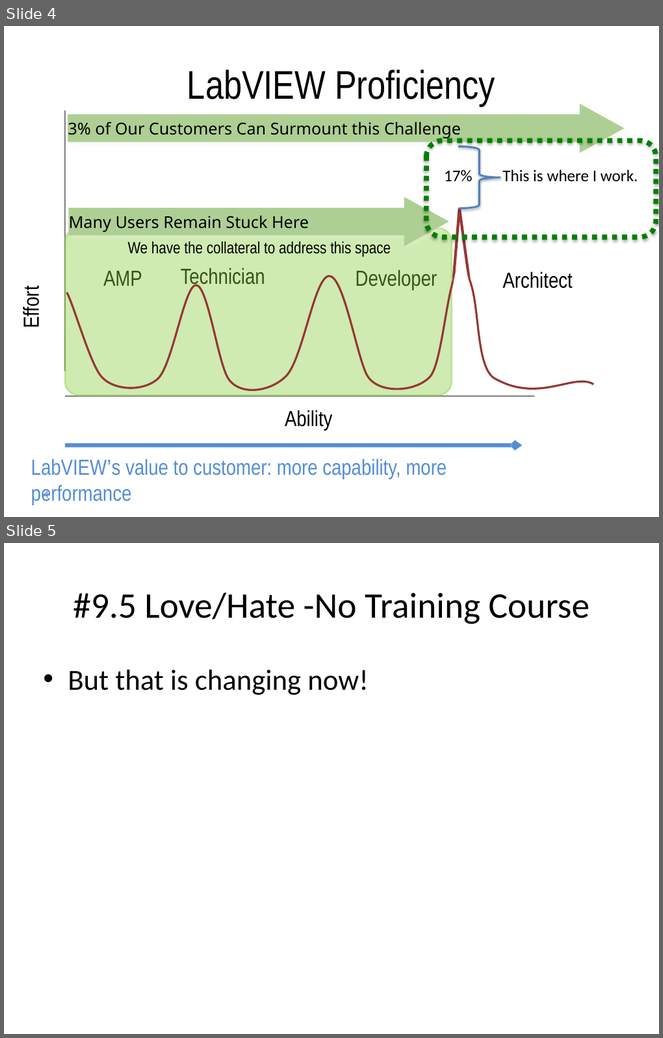
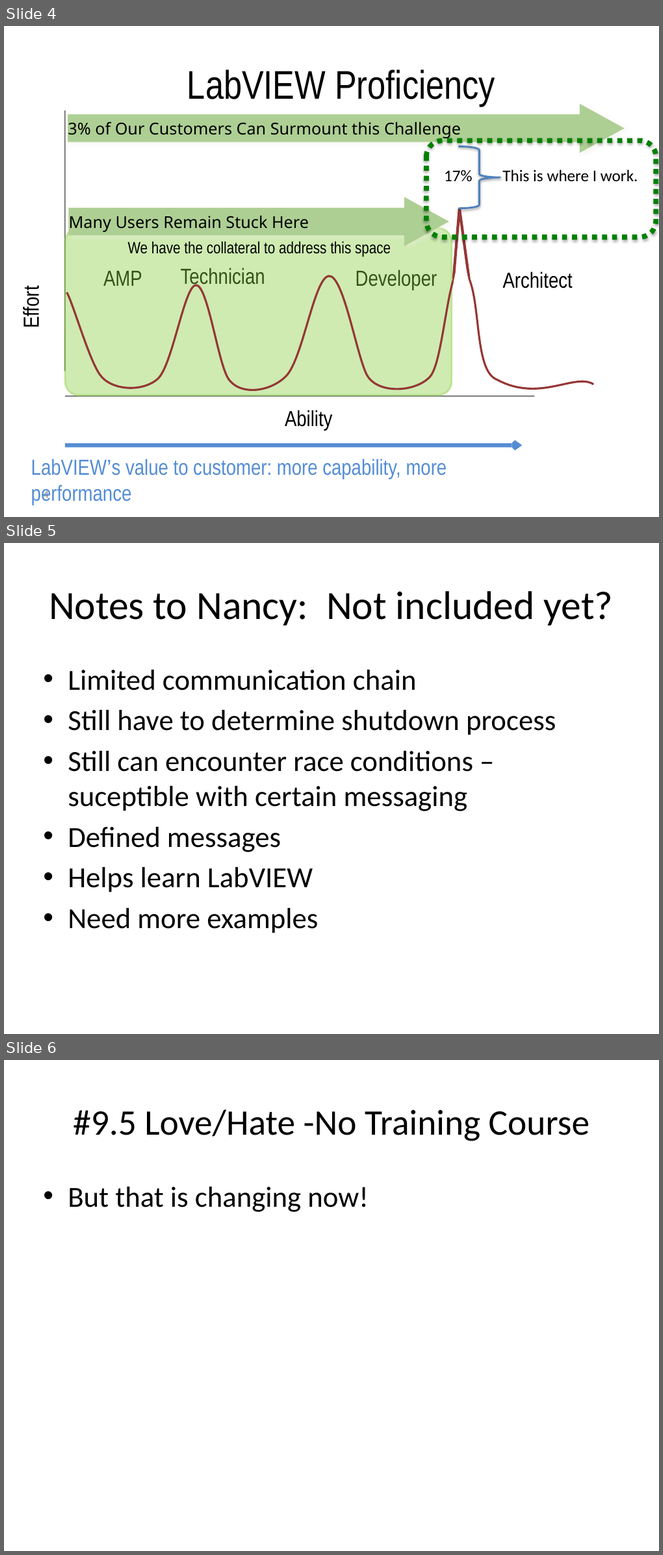
Before and after one commit to njhollenback/Presentations, a slide deck: 9-5 Things That I Love Hate About Actor Framework.pptx. Shown one above the other, each under a label of ours: slides 4 and 5 before the commit, slides 4, 5 and 6 after it. The pictures are 663x1038 and 663x1555 pixels, drawn with LibreOffice and Linux fonts; fonts in the diff are those of the drawing. Boxes give left, top, right and bottom in pixels: in the first picture for what was removed or moved away, otherwise in the second. Text is boxed around its words. In the diff, an @@ line names an element or a change of style, - is before the commit and + after.

```diff
--- a/9-5 Things That I Love Hate About Actor Framework.pptx
+++ b/9-5 Things That I Love Hate About Actor Framework.pptx
@@ slide 5 added at bbox=[4, 543, 659, 1034], background #FFFFFF @@
@@ title added at bbox=[49, 591, 614, 626], 44 pt, text #000000 @@
+Notes to Nancy: Not included yet?
@@ text added at bbox=[68, 670, 556, 934], 32 pt, text #000000 @@
+• Limited communication chain
+• Still have to determine shutdown process
+• Still can encounter race conditions – suceptible with certain messaging
+• Defined messages
+• Helps learn LabVIEW
+• Need more examples
@@ what was slide 5 is now slide 6 @@
```
Also in this commit, not shown: 3 slides changed.
